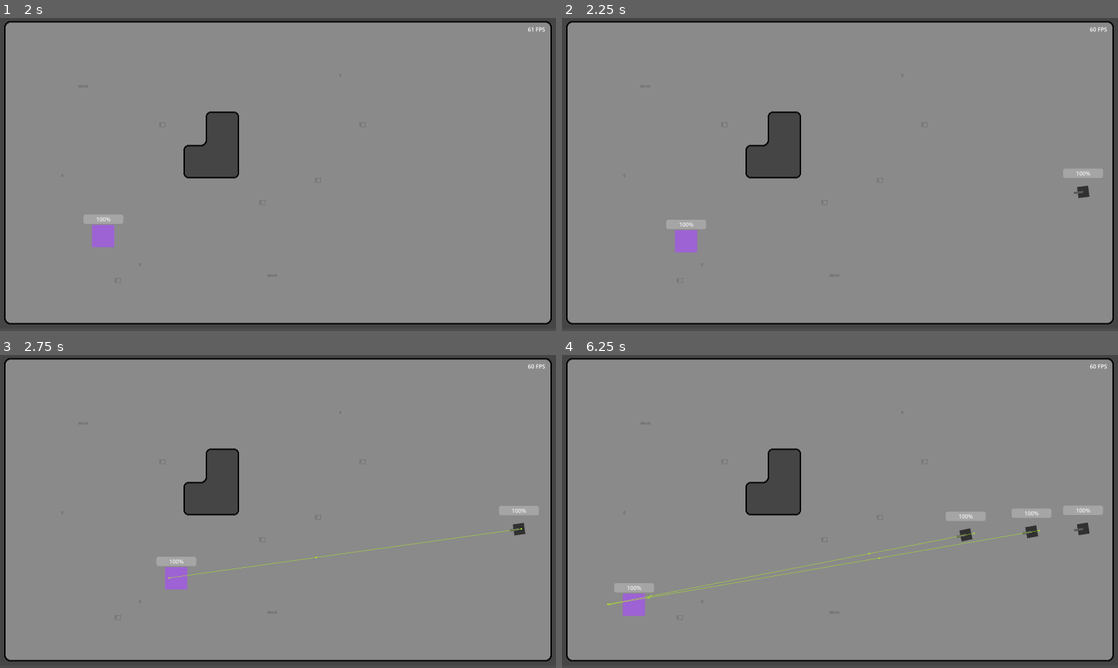
Above: before the commit, frames 1-4 (two rows, left to right).
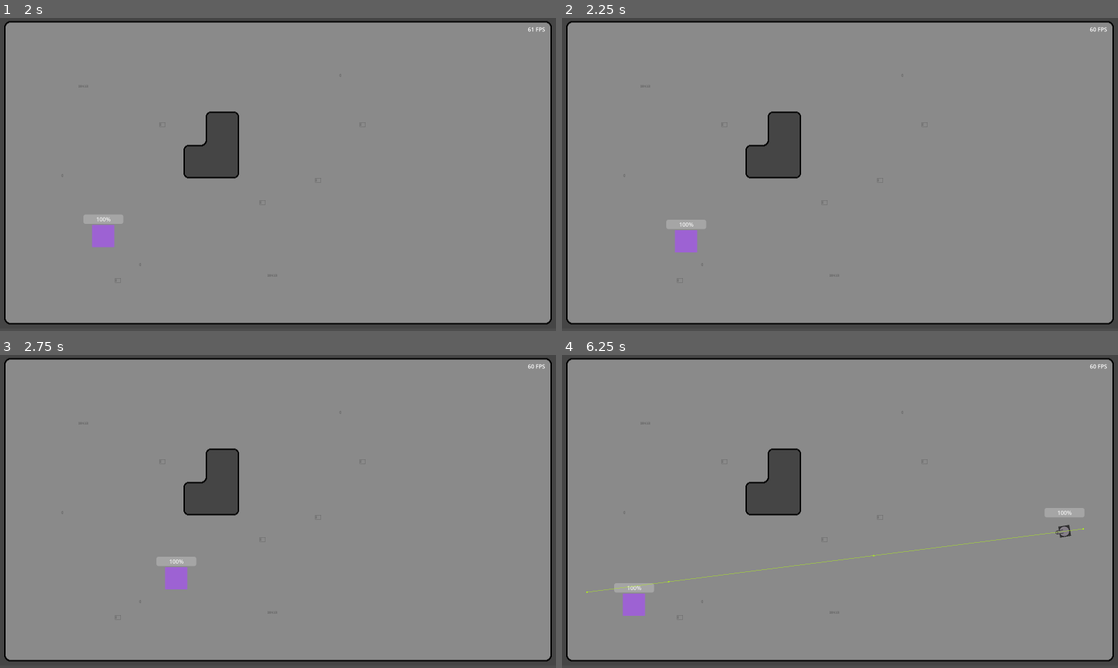
Above: after the commit, the same moments.

Repository: MikeBeasterfeld/bezerk-godot
Game: Godot game, scene res://scene/gameboard.tscn
The game is run twice, just before and just after one commit, with the same random seed, the same clock (stepped at 60 frames per second) and the same inputs.
Inputs:
- Up to frame 1 (2 s): tap Enter at 0.5 s; hold D (ui_right) 0.53-1.28 s; hold S (ui_down) from 1.28 s (still down)
- Up to frame 2 (2.25 s): release S (ui_down) at 2.03 s; hold D (ui_right) from 2.03 s (still down)
- Up to frame 3 (2.75 s): keep holding D (ui_right)
- Up to frame 4 (6.25 s): release D (ui_right) at 2.78 s; hold W (ui_up) 2.78-3.53 s; hold A (ui_left) 3.53-5.03 s; hold S (ui_down) 5.03-5.78 s; hold D (ui_right) from 5.78 s (still down)

Frame 1 is identical in both runs. In frame 2, 0.3% of the frame differs, in the area x 90-98%, y 48-58%; in frame 3, 0.4%; in frame 4, 1.4%, in the area x 4-98%, y 48-80%.

Commit message:
Enemy sprites

Diff:
--- a/scene/enemy.tscn
+++ b/scene/enemy.tscn
@@ -1,7 +1,8 @@
-[gd_scene load_steps=4 format=3 uid="uid://dc3gbibcitcbg"]
+[gd_scene load_steps=5 format=3 uid="uid://dc3gbibcitcbg"]
 
 [ext_resource type="Script" path="res://script/enemy.gd" id="1_l6mgh"]
 [ext_resource type="PackedScene" uid="uid://c5qbwvl224ckh" path="res://scene/health_bar.tscn" id="2_ymrg5"]
+[ext_resource type="Texture2D" uid="uid://dgj1cn07nl0u1" path="res://asset/1way.png" id="3_pxeq2"]
 
 [sub_resource type="RectangleShape2D" id="RectangleShape2D_2yiwj"]
 size = Vector2(32, 32)
@@ -40,14 +41,11 @@
 offset_bottom = 16.0
 color = Color(0.192157, 0.192157, 0.192157, 1)
 
-[node name="ColorRect2" type="ColorRect" parent="Turrent"]
-offset_top = -3.0
-offset_right = 27.0
-offset_bottom = 3.0
-color = Color(0.34902, 0.34902, 0.34902, 1)
+[node name="ProjectileSource" type="Node2D" parent="Turrent"]
+position = Vector2(26, 0)
 
-[node name="ProjectileSource" type="Node2D" parent="Turrent"]
-position = Vector2(27, 0)
+[node name="Sprite2D" type="Sprite2D" parent="Turrent"]
+texture = ExtResource("3_pxeq2")
 
 [connection signal="timeout" from="NavUpdateTimer" to="." method="_on_nav_update_timer_timeout"]
 [connection signal="timeout" from="ShootingTimer" to="." method="_on_shooting_timer_timeout"]
--- a/scene/gameboard.tscn
+++ b/scene/gameboard.tscn
@@ -64,7 +64,7 @@
 position = Vector2(72, 416)
 
 [node name="Timer" type="Timer" parent="."]
-wait_time = 2.0
+wait_time = 5.0
 autostart = true
 
 [node name="NavigationRegion2D" type="NavigationRegion2D" parent="."]
Binary file added: asset/1way.ase
Binary file added: asset/1way.png
Not shown, added: asset/1way.png.import
Binary file added: asset/4way.ase
Binary file added: asset/8way.ase
Binary file added: asset/8way.png
Not shown, added: asset/8way.png.import
